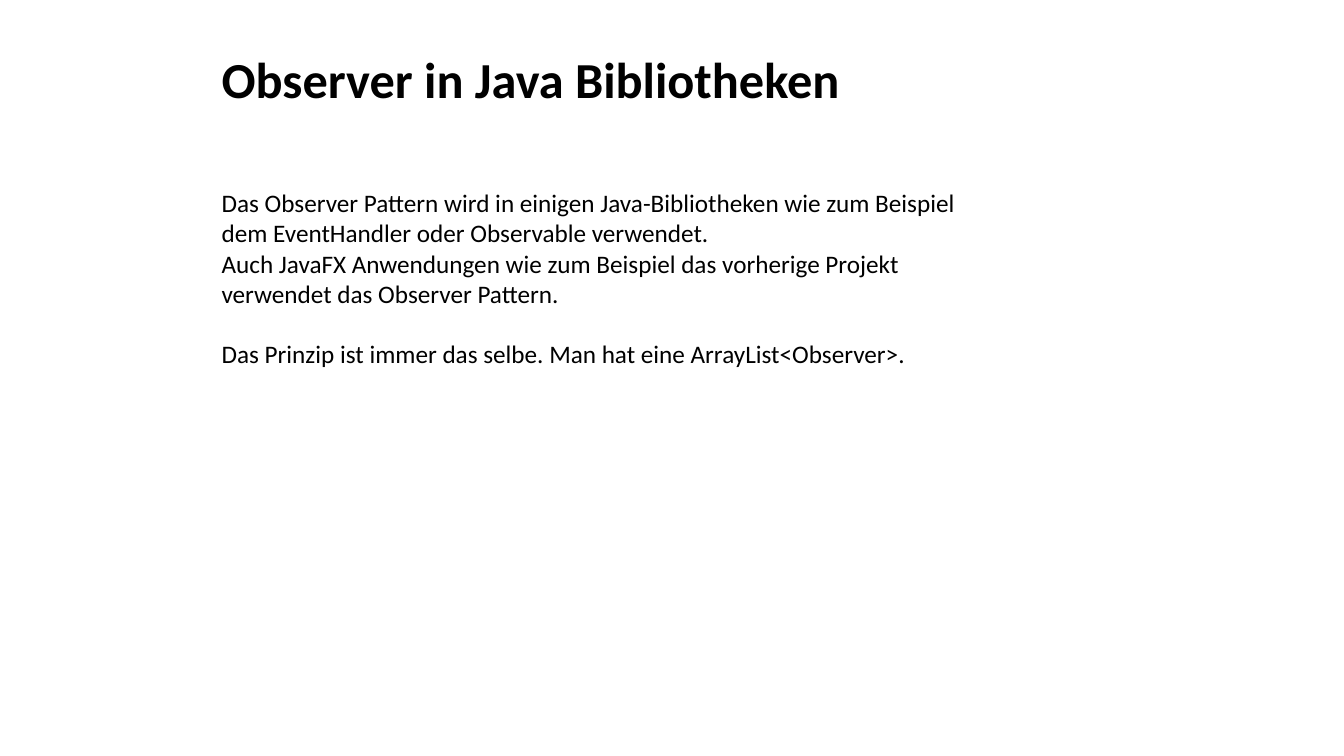
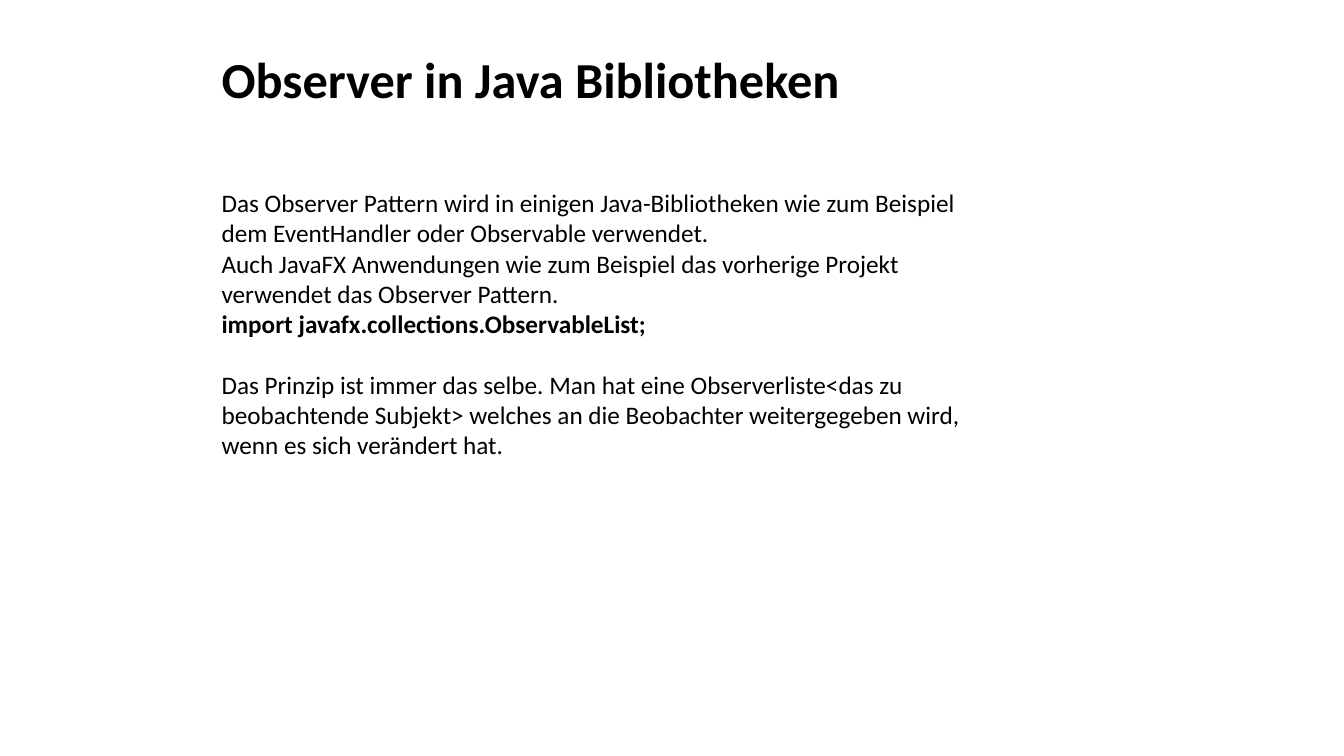
Before and after one commit to maggo25/Projekt1LandObserver, a slide deck: slide 6 of Präsentation/Observer Pattern.pptx. Drawn at 1344x756 pixels with LibreOffice and Linux fonts; fonts in the diff are those of the drawing. Boxes give left, top, right and bottom in pixels: in the first picture for what was removed or moved away, otherwise in the second. Text is boxed around its words. In the diff, an @@ line names an element or a change of style, - is before the commit and + after.

Commit message:
Präsentation hinzugefügt und upgedatet

```diff
--- a/Präsentation/Observer Pattern.pptx
+++ b/Präsentation/Observer Pattern.pptx
@@ text at box(222, 315, 959, 455): text changed @@
-Das Prinzip ist immer das selbe. Man hat eine ArrayList<Observer>.
+import javafx.collections.ObservableList;
+Das Prinzip ist immer das selbe. Man hat eine Observerliste<das zu beobachtende Subjekt> welches an die Beobachter weitergegeben wird, wenn es sich verändert hat.
```
